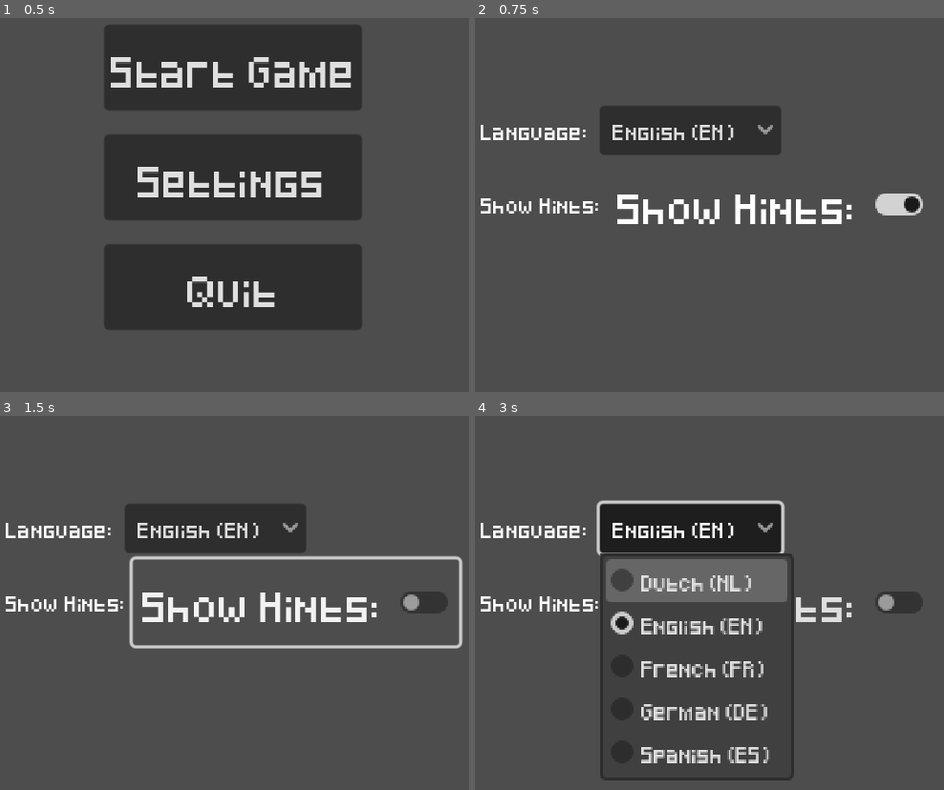
Above: before the commit, frames 1-4 (two rows, left to right).
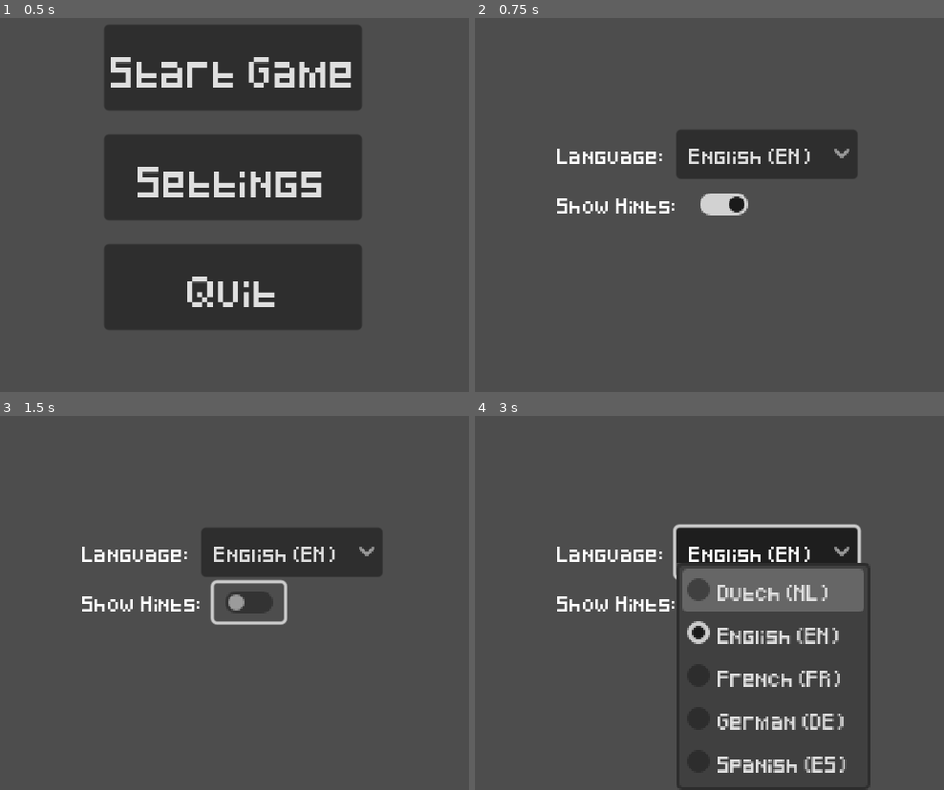
Above: after the commit, the same moments.

Repository: StormLight14/nightfall-mirror
Game: Godot game, scene res://menus/main/main_menu.tscn
The game is run twice, just before and just after one commit, with the same random seed, the same clock (stepped at 60 frames per second) and the same inputs.
Inputs (mouse positions are in pixels of both pictures, inside the frame that each line leads up to; where the layout moved, square brackets give the same spot in the first picture):
- Up to frame 1 (0.5 s): no input
- Up to frame 2 (0.75 s): click "Settings" at 0.5 s
- Up to frame 3 (1.5 s): click (248, 603) [295, 603] at 1.25 s
- Up to frame 4 (3 s): click "English (EN)" at 2 s; tap Enter at 2.75 s; move the mouse to (878, 554) at 2.77 s; hold D (right) from 2.78 s (still down); tap 1 (hotbar1) at 2.85 s

Frame 1 is identical in both runs. In frame 2, 11% of the frame differs, in the area x 1-96%, y 23-56%; in frame 3, 13%; in frame 4, 20%, in the area x 1-96%, y 22-100%.

Commit message:
implement Show Hints toggle

Diff:
--- a/ui/settings/settings.gd
+++ b/ui/settings/settings.gd
@@ -7,7 +7,7 @@
 
 func set_labels():
 	%LanguageLabel.text = Text.game_text[Settings.language]["settings_language"] + ": "
-	%ShowHintsCheck.text = Text.game_text[Settings.language]["settings_show_hints"] + ": "
+	%ShowHintsLabel.text = Text.game_text[Settings.language]["settings_show_hints"] + ": "
 
 # Called every frame. 'delta' is the elapsed time since the previous frame.
 func _process(delta: float) -> void:
@@ -17,3 +17,6 @@
 func _on_language_select_item_selected(index: int) -> void:
 	Settings.language = index
 	Signals.language_changed.emit()
+
+func _on_show_hints_check_toggled(toggled_on: bool) -> void:
+	Settings.show_hints = toggled_on
--- a/ui/settings/settings.tscn
+++ b/ui/settings/settings.tscn
@@ -52,3 +52,4 @@
 button_pressed = true
 
 [connection signal="item_selected" from="VBoxContainer/Language/LanguageSelect" to="." method="_on_language_select_item_selected"]
+[connection signal="toggled" from="VBoxContainer/ShowHints/ShowHintsCheck" to="." method="_on_show_hints_check_toggled"]
